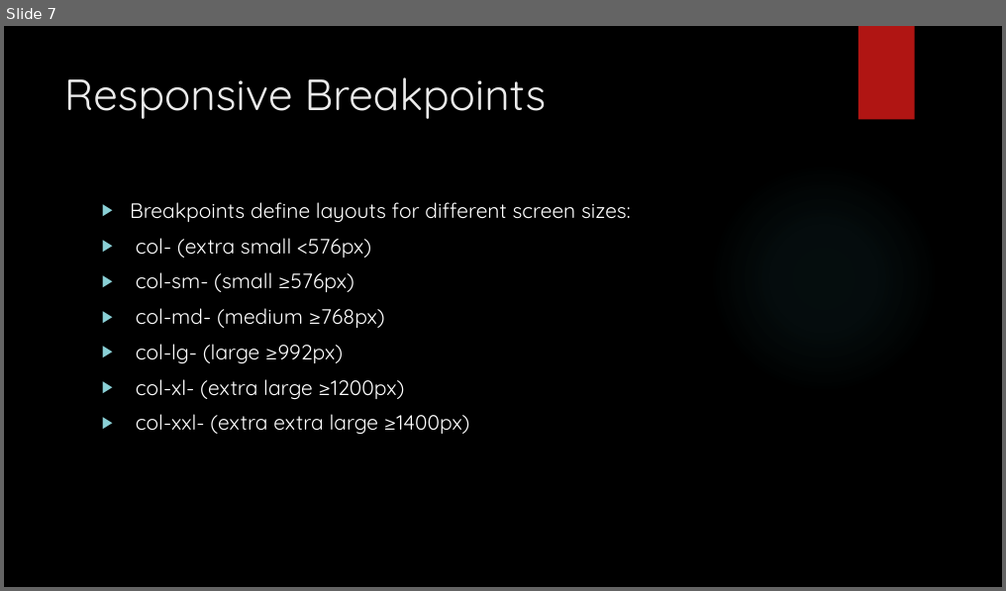
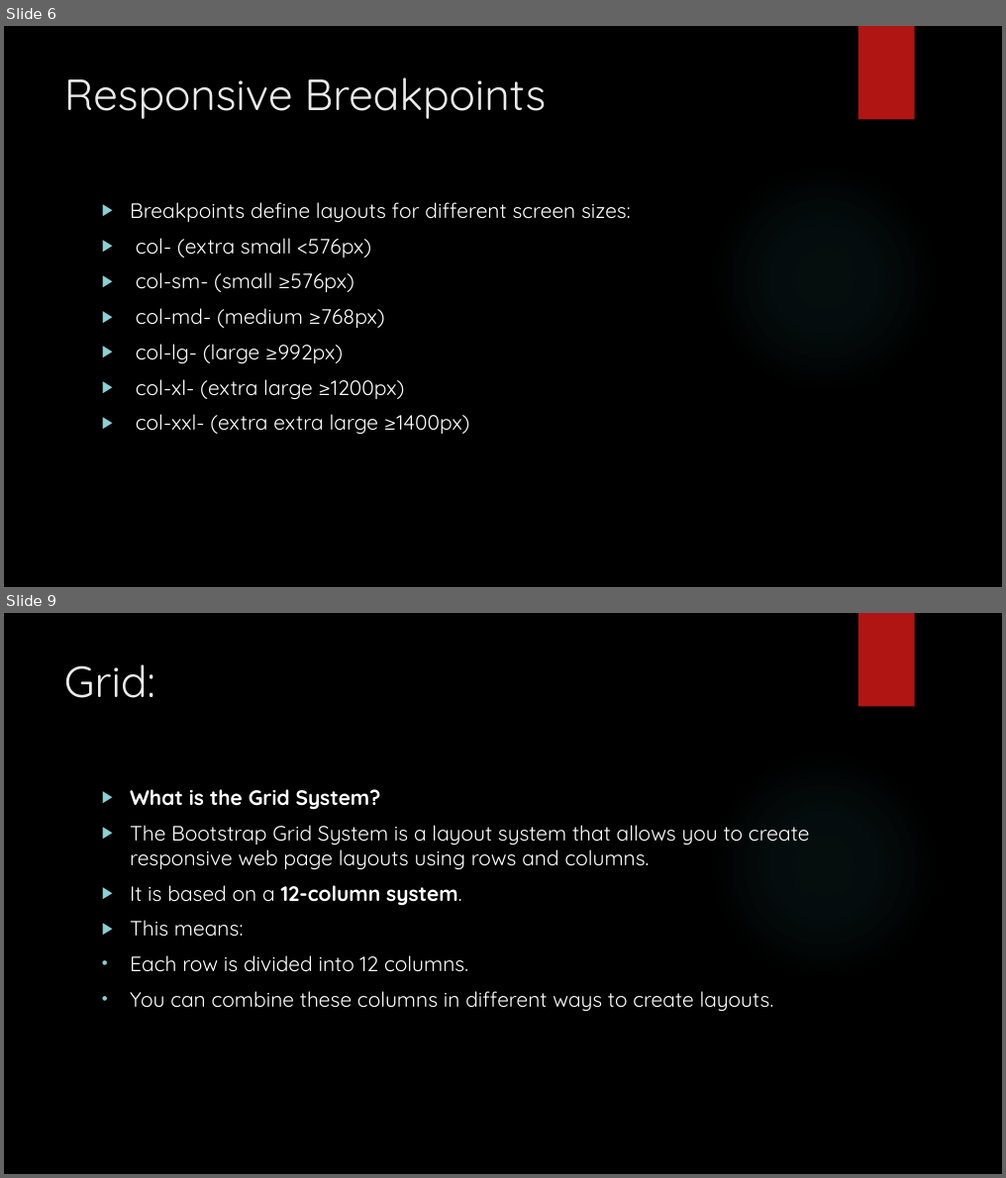
Before and after one commit to Manal5664/Progressive-Web-Development, a slide deck: Bootstrap and jQuery/Lec_01.pptx. Shown one above the other, each under a label of ours: slide 7 before the commit, slides 6 and 9 after it; the slides between them are not shown. The pictures are 1006x591 and 1006x1178 pixels, drawn with LibreOffice and Linux fonts; fonts in the diff are those of the drawing; background and template pictures are left out. Boxes give left, top, right and bottom in pixels: in the first picture for what was removed or moved away, otherwise in the second. Text is boxed around its words. In the diff, an @@ line names an element or a change of style, - is before the commit and + after.

```diff
--- a/Bootstrap and jQuery/Lec_01.pptx
+++ b/Bootstrap and jQuery/Lec_01.pptx
@@ slide 9 added at [4, 613, 1002, 1174], background picture (left out); not listed: 2 template elements that a slide beside it also shows @@
@@ title added at [64, 664, 155, 698], 42 pt, text #EBEBEB @@
+Grid:
@@ text added at [130, 789, 810, 1012], 20 pt, text #FFFFFF @@
+▶ What is the Grid System?
+▶ The Bootstrap Grid System is a layout system that allows you to create responsive web page layouts using rows and columns.
+▶ It is based on a 12-column system.
+▶ This means:
+• Each row is divided into 12 columns.
+• You can combine these columns in different ways to create layouts.
@@ what was slide 7 is now slide 6 @@
```
Also in this commit, not shown: 1 slide changed, 3 other slides added, 1 slide removed.
